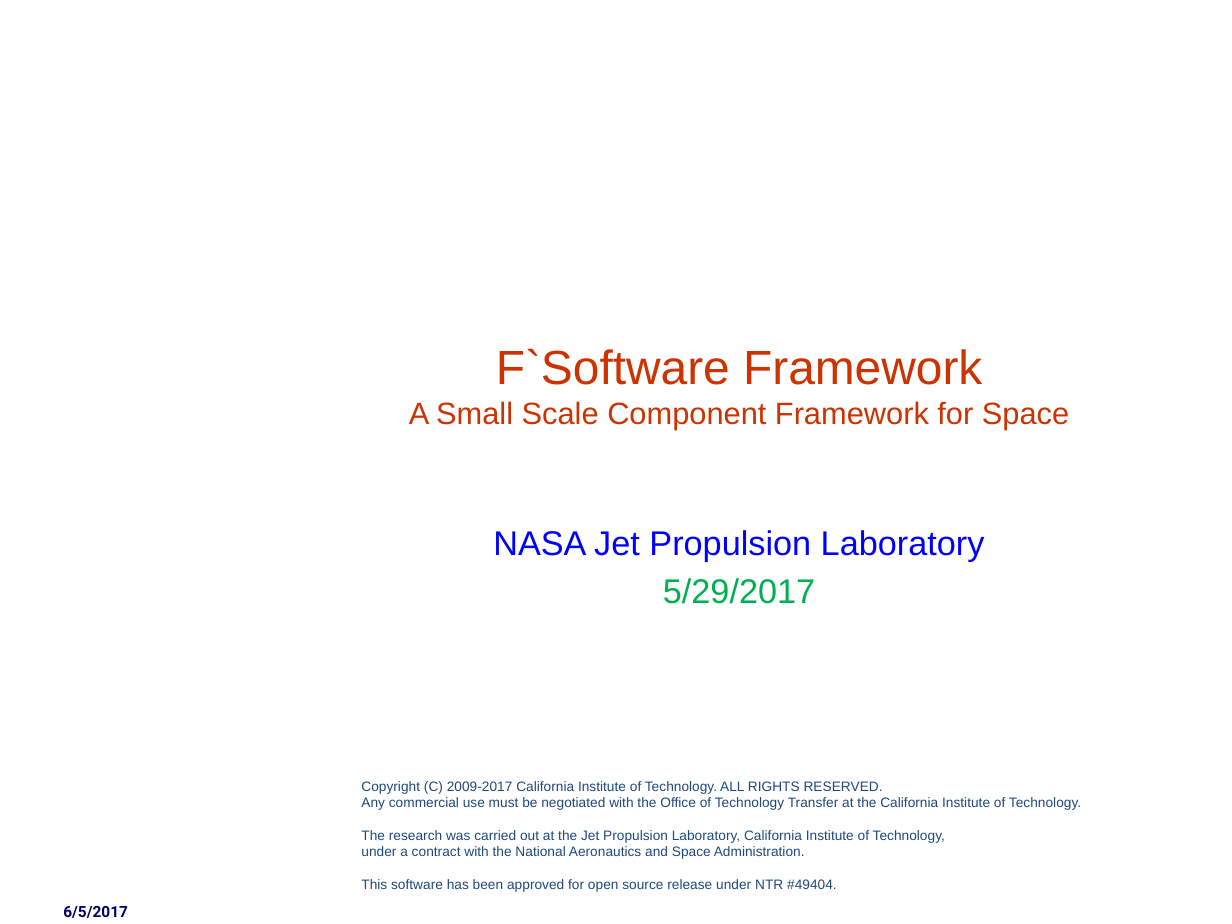
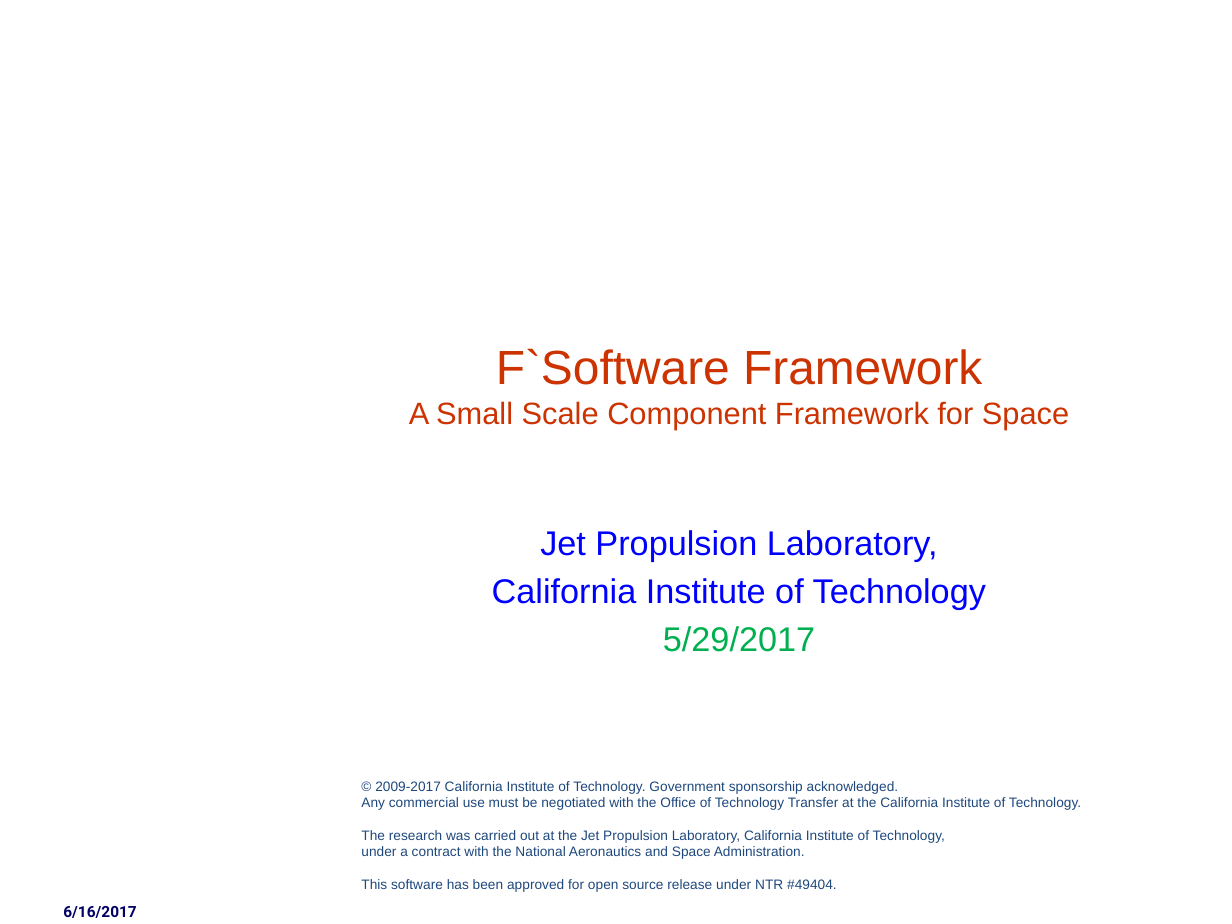
Before and after one commit to christianjeromeilustre/fprime-control, a slide deck: slide 1 of docs/Architecture/FPrimeSoftwareArchitecture.pptx. Drawn at 1232x924 pixels with LibreOffice and Linux fonts; fonts in the diff are those of the drawing; background and template pictures are left out. Boxes give left, top, right and bottom in pixels: in the first picture for what was removed or moved away, otherwise in the second. Text is boxed around its words. In the diff, an @@ line names an element or a change of style, - is before the commit and + after.

```diff
--- a/docs/Architecture/FPrimeSoftwareArchitecture.pptx
+++ b/docs/Architecture/FPrimeSoftwareArchitecture.pptx
@@ subtitle at [492, 530, 986, 610]: text changed @@
-NASA Jet Propulsion Laboratory
+Jet Propulsion Laboratory,
+California Institute of Technology
@@ text at [375, 781, 899, 794]: text changed @@
-Copyright (C) 2009-2017 California Institute of Technology. ALL RIGHTS RESERVED.
+© 2009-2017 California Institute of Technology. Government sponsorship acknowledged.
@@ text at [63, 906, 136, 918]: text changed @@
-6/5/2017
+6/16/2017
```
Also in this commit, not shown: 6 other files.
